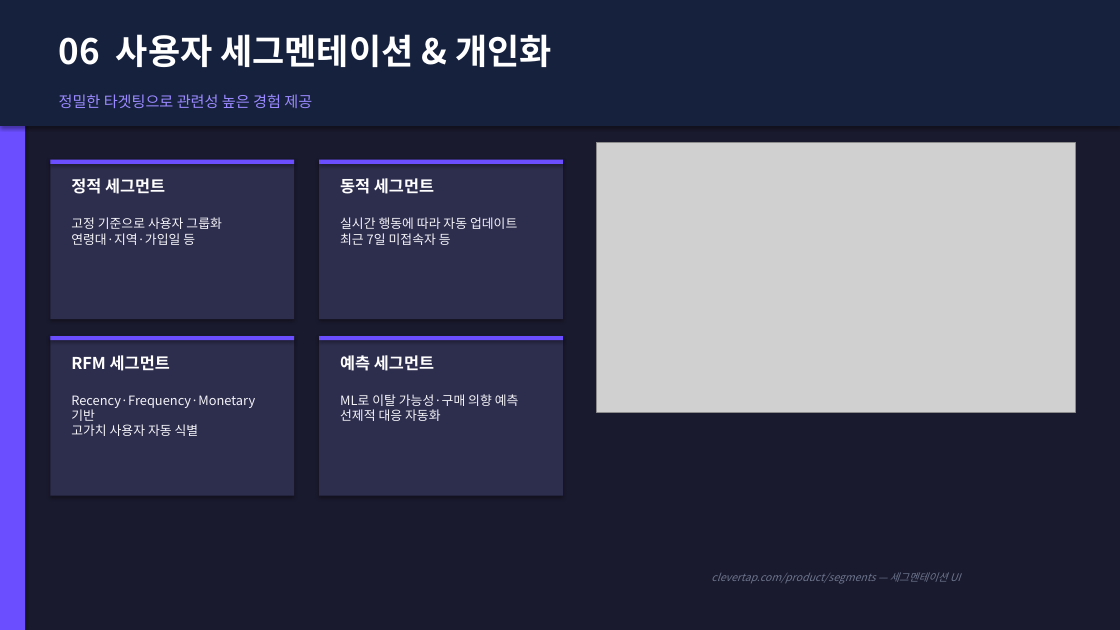
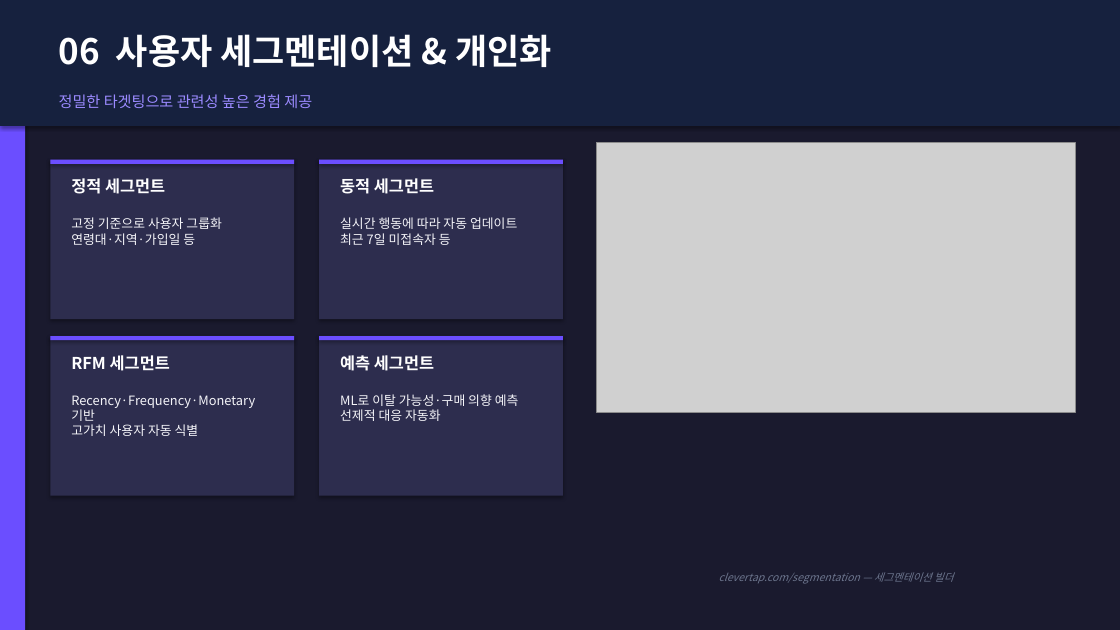
Before and after one commit to redskio/pepper, a slide deck: slide 8 of output/clevertap_proposal_kr_v5.pptx. Drawn at 1120x630 pixels with LibreOffice and Linux fonts; fonts in the diff are those of the drawing; grey boxes stand for pictures. Boxes give left, top, right and bottom in pixels: in the first picture for what was removed or moved away, otherwise in the second. Text is boxed around its words. In the diff, an @@ line names an element or a change of style, - is before the commit and + after.

```diff
--- a/output/clevertap_proposal_kr_v5.pptx
+++ b/output/clevertap_proposal_kr_v5.pptx
@@ text at (719, 572, 953, 584): text changed @@
-clevertap.com/product/segments — 세그멘테이션 UI
+clevertap.com/segmentation — 세그멘테이션 빌더
```
Also in this commit, not shown: 8 other slides changed, 2 other files.
